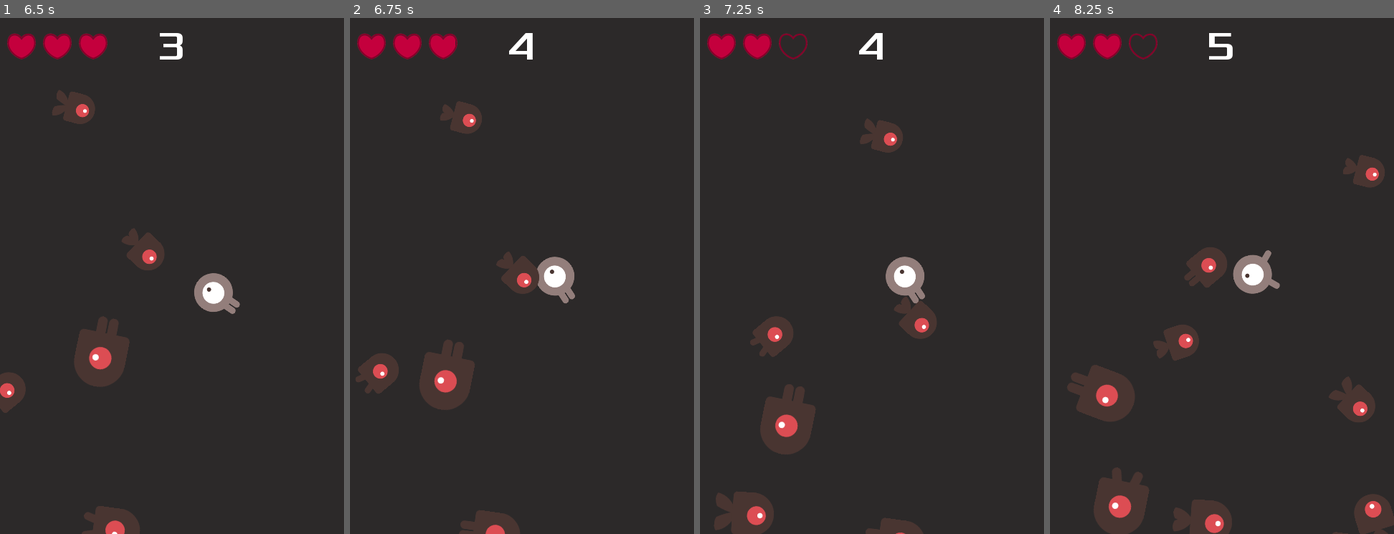
Above: before the commit, frames 1-4 (left to right).
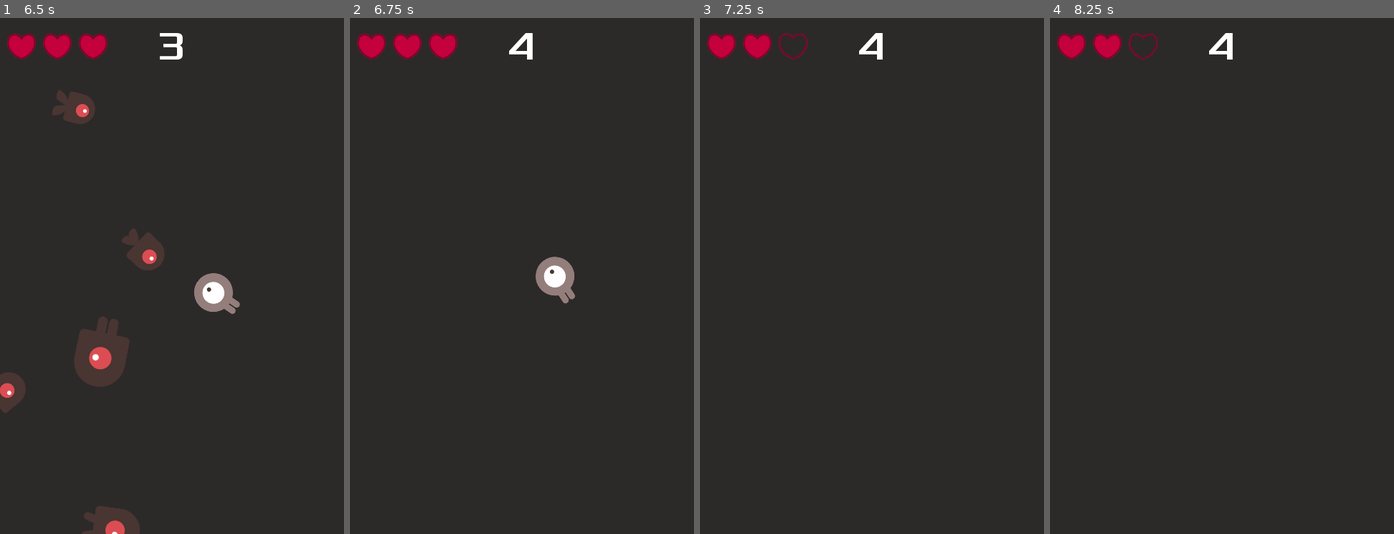
Above: after the commit, the same moments.

Repository: STYJ/Dodge-the-Creeps-enhanced-edition
Game: Godot game, scene res://main.tscn
The game is run twice, just before and just after one commit, with the same random seed, the same clock (stepped at 60 frames per second) and the same inputs.
Inputs (mouse positions are in pixels of both pictures, inside the frame that each line leads up to):
- Up to frame 1 (6.5 s): click "Start" at 0.5 s; tap Enter at 1.25 s; move the mouse to (247, 250) at 1.27 s; press the mouse at (247, 250) at 1.28 s; move the mouse to (103, 301) at 2.02 s; release the mouse at (103, 301) at 2.03 s; click (103, 301) at 2.1 s; move the mouse to (206, 162) at 2.77 s; press the mouse at (206, 162) at 2.78 s; move the mouse to (154, 379) at 3.52 s; release the mouse at (154, 379) at 3.53 s; click (154, 379) at 3.6 s; move the mouse to (275, 353) at 4.27 s; press the mouse at (275, 353) at 4.28 s; move the mouse to (68, 198) at 5.02 s; release the mouse at (68, 198) at 5.03 s; click (68, 198) at 5.1 s; move the mouse to (189, 276) at 5.77 s; press the mouse at (189, 276) at 5.78 s
- Up to frame 2 (6.75 s): move the mouse to (470, 147) at 6.52 s; release the mouse at (470, 147) at 6.53 s; click (470, 147) at 6.6 s
- Up to frame 3 (7.25 s): no input
- Up to frame 4 (8.25 s): move the mouse to (1297, 250) at 7.27 s; press the mouse at (1297, 250) at 7.28 s; move the mouse to (1153, 301) at 8.02 s; release the mouse at (1153, 301) at 8.03 s; click (1153, 301) at 8.1 s

Frame 1 is identical in both runs. In frame 2, 3.9% of the frame differs, in the area x 1-55%, y 16-100%; in frame 3, 5.5%; in frame 4, 8.0%, in the area x 5-100%, y 2-100%.

Commit message:
added logic for when player gets hit

Diff:
--- a/main.gd
+++ b/main.gd
@@ -9,6 +9,8 @@
 var single_life = false
 var lives = 3
 var score_multiplier = 1
+var if_not_hit = 1
+var is_hidden = false
 const MOB_TIMER_DEFAULT_WAIT_TIME = 0.428
 const PITCH_SCALE_DEFAULT_TIME = 1
 
@@ -58,32 +60,33 @@
 
 # When the MobTimer counts down to 0, spawn a mob.
 func _on_MobTimer_timeout():
-	# Choose a random location on Path2D.
-	$MobPath/MobSpawnLocation.offset = randi()
+	if if_not_hit:
+		# Choose a random location on Path2D.
+		$MobPath/MobSpawnLocation.offset = randi()
 
-	# Create a Mob instance and add it to the scene.
-	var mob = Mob.instance()
-	add_child(mob)
+		# Create a Mob instance and add it to the scene.
+		var mob = Mob.instance()
+		add_child(mob)
 
-	# Set the mob's direction perpendicular to the path direction.
-	# We use Pi because GDScript uses radians, not degrees
-	var direction = $MobPath/MobSpawnLocation.rotation + PI / 2
+		# Set the mob's direction perpendicular to the path direction.
+		# We use Pi because GDScript uses radians, not degrees
+		var direction = $MobPath/MobSpawnLocation.rotation + PI / 2
 
-	# Set the mob's position to a random location.
-	mob.position = $MobPath/MobSpawnLocation.position
+		# Set the mob's position to a random location.
+		mob.position = $MobPath/MobSpawnLocation.position
 
-	# Add some randomness to the direction.
-	direction += rand_range(-PI / 4, PI / 4)
-	mob.rotation = direction
+		# Add some randomness to the direction.
+		direction += rand_range(-PI / 4, PI / 4)
+		mob.rotation = direction
 
-	# Set the velocity (speed & direction).
-	mob.linear_velocity = Vector2(rand_range(mob.min_speed, mob.max_speed), 0)
-	mob.linear_velocity = mob.linear_velocity.rotated(direction)
+		# Set the velocity (speed & direction).
+		mob.linear_velocity = Vector2(rand_range(mob.min_speed, mob.max_speed), 0)
+		mob.linear_velocity = mob.linear_velocity.rotated(direction)
 
 # When ScoreTimer counts down to 0, add a score.
 func _on_ScoreTimer_timeout():
 	# Todo: add spawn multipler here
-	score += 1 * score_multiplier
+	score += 1 * score_multiplier * if_not_hit
 	$HUD.update_score(round(score))
 
 # When StartTimer counts down to 0, start!
@@ -122,13 +125,29 @@
 		score_multiplier /= 1.5
 
 func _on_Player_hit():
-#	can't seem to do game_over() if lives == 0 else lives--
-#	also can't do like -- lives
+	# can't seem to do game_over() if lives == 0 else lives--
+	# also can't do like -- lives
 	lives -= 1
-	# Todo: Play hit sound
-
-	# clear mobs, spawn again after 2 seconds of blinking
 	if(lives == 0):
 		game_over()
 	else:
+		# Play collision music
 		$CollisionSound.play()
+
+		# clear all mobs, mobs spawn again after 2 seconds
+		get_tree().call_group("mobs", "queue_free")
+
+		# player unable to move (remove speed)
+		$Player.speed = 0
+		# score stop increasing
+		if_not_hit = 0
+		# player is blinking
+		for _n in range(6):
+			yield(get_tree().create_timer(0.3), "timeout")
+
+			$Player.show() if is_hidden else $Player.hide()
+			is_hidden = !is_hidden
+
+		# After 2 seconds, resume everything
+		$Player.speed = 300
+		if_not_hit = 1
Not shown: 1 places in main.tscn that only renumber resources
